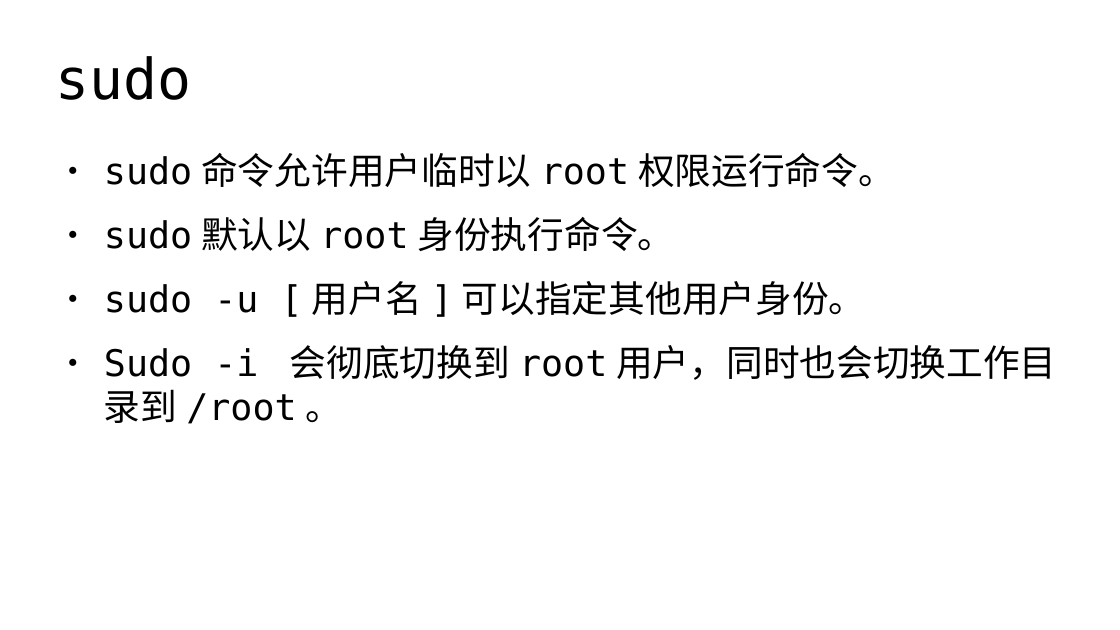
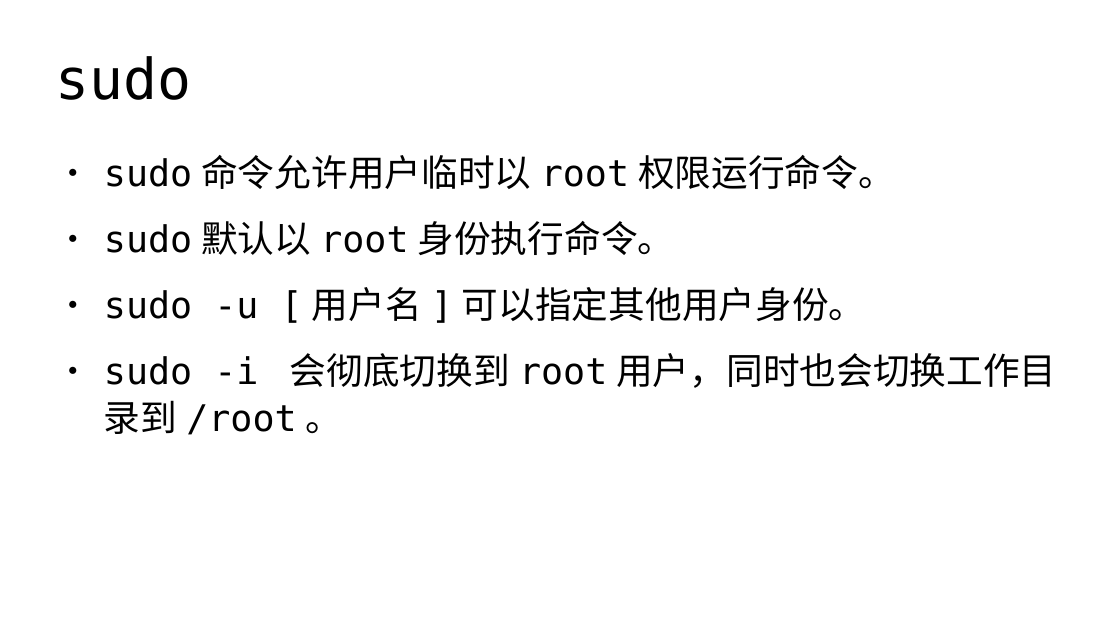
Before and after one commit to master-genius/linux-system, a slide deck: slide 8 of materials/slides/ch03-user.odp. Drawn at 1120x630 pixels with LibreOffice and Linux fonts; fonts in the diff are those of the drawing. Boxes give left, top, right and bottom in pixels: in the first picture for what was removed or moved away, otherwise in the second. Text is boxed around its words. In the diff, an @@ line names an element or a change of style, - is before the commit and + after.

```diff
--- a/materials/slides/ch03-user.odp
+++ b/materials/slides/ch03-user.odp
@@ text at bbox=[104, 155, 895, 321]: line spacing 1 to 1.05 @@
@@ text at bbox=[104, 353, 1056, 435]: text changed @@
-● Sudo -i 会彻底切换到root用户，同时也会切换工作目录到/root。
+● sudo -i 会彻底切换到root用户，同时也会切换工作目录到/root。
```
Also in this commit, not shown: 20 other slides changed, 40 other files.
